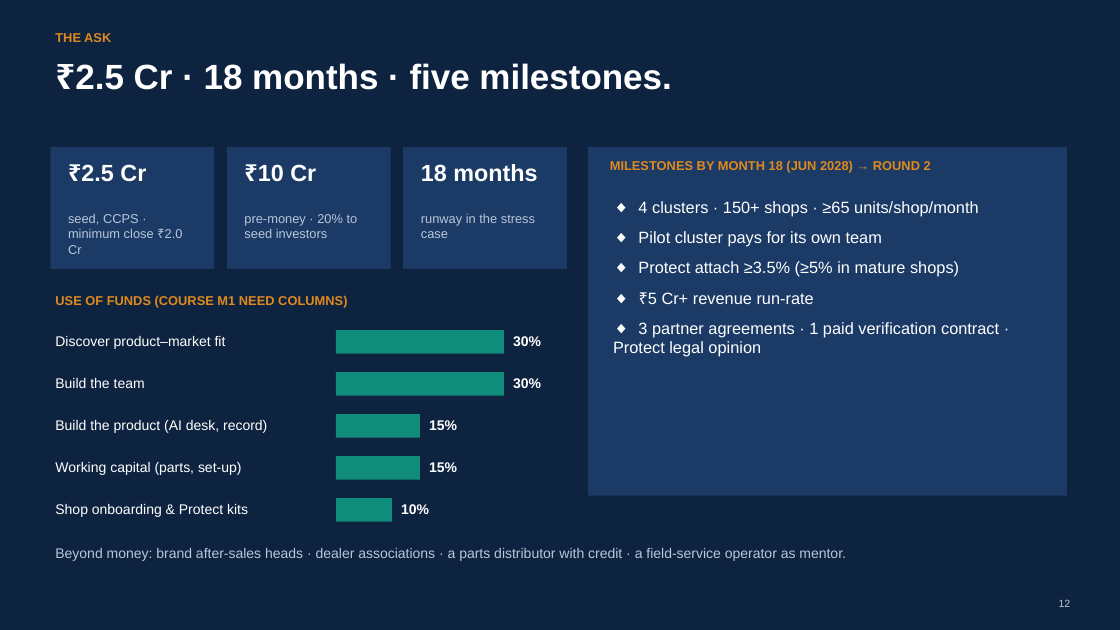
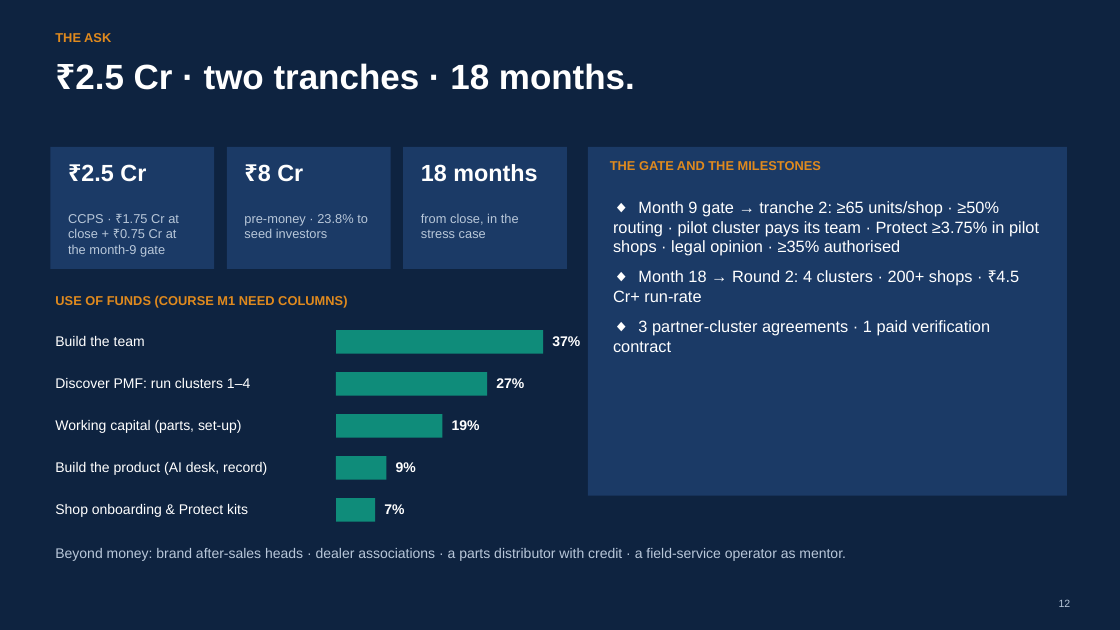
Before and after one commit to PrathyushaKalluri/keepwell, a slide deck: slide 12 of pitch_v2/deck/Keepwell_Seed_Deck.pptx. Drawn at 1120x630 pixels with LibreOffice and Linux fonts; fonts in the diff are those of the drawing. Boxes give left, top, right and bottom in pixels: in the first picture for what was removed or moved away, otherwise in the second. Text is boxed around its words. In the diff, an @@ line names an element or a change of style, - is before the commit and + after.

```diff
--- a/pitch_v2/deck/Keepwell_Seed_Deck.pptx
+++ b/pitch_v2/deck/Keepwell_Seed_Deck.pptx
@@ text at (75,63,635,90): text changed @@
-₹2.5 Cr · 18 months · five milestones.
+₹2.5 Cr · two tranches · 18 months.
@@ text at (258,164,303,182): text changed @@
-₹10 Cr
+₹8 Cr
@@ text at (610,161,821,170): text changed @@
-MILESTONES BY MONTH 18 (JUN 2028) → ROUND 2
+THE GATE AND THE MILESTONES
@@ text at (613,201,1039,352): text changed @@
-◆ 4 clusters · 150+ shops · ≥65 units/shop/month
-◆ Pilot cluster pays for its own team
-◆ Protect attach ≥3.5% (≥5% in mature shops)
-◆ ₹5 Cr+ revenue run-rate
-◆ 3 partner agreements · 1 paid verification contract · Protect legal opinion
+◆ Month 9 gate → tranche 2: ≥65 units/shop · ≥50% routing · pilot cluster pays its team · Protect ≥3.75% in pilot shops · legal opinion · ≥35% authorised
+◆ Month 18 → Round 2: 4 clusters · 200+ shops · ₹4.5 Cr+ run-rate
+◆ 3 partner-cluster agreements · 1 paid verification contract
@@ text at (68,214,179,256): text changed @@
-seed, CCPS · minimum close ₹2.0 Cr
+CCPS · ₹1.75 Cr at close + ₹0.75 Cr at the month-9 gate
@@ text at (244,214,368,238): text changed @@
-pre-money · 20% to seed investors
+pre-money · 23.8% to seed investors
@@ text at (421,213,519,238): text changed @@
-runway in the stress case
+from close, in the stress case
@@ text "Build the team": place and size @@
-text "Build the team" at (55,378,145,388)
+text "Build the team" at (55,336,145,346)
@@ text removed at (55,336,226,349) @@
-Discover product–market fit
@@ rectangle: place and size @@
-rectangle at (336,330,504,354)
+rectangle at (336,330,544,354)
@@ text at (552,336,580,346): text changed @@
-30%
+37%
@@ text added at (55,378,250,388), 12 pt, text #FFFFFF @@
+Discover PMF: run clusters 1–4
@@ rectangle: place and size @@
-rectangle at (336,372,504,396)
+rectangle at (336,372,487,396)
@@ text at (496,378,524,388): text changed @@
-30%
+27%
@@ text "Working capital (parts, set-up)": place and size @@
-text "Working capital (parts, set-up)" at (55,462,241,475)
+text "Working capital (parts, set-up)" at (55,420,241,433)
@@ rectangle: place and size @@
-rectangle at (336,414,420,438)
+rectangle at (336,414,443,438)
@@ text at (452,420,480,430): text changed @@
-15%
+19%
@@ text "Build the product (AI desk, ...": place and size @@
-text "Build the product (AI desk, ..." at (55,420,267,433)
+text "Build the product (AI desk, ..." at (55,462,267,475)
@@ rectangle: place and size @@
-rectangle at (336,456,420,480)
+rectangle at (336,456,386,480)
@@ text at (396,462,416,472): text changed @@
-15%
+9%
@@ rectangle: place and size @@
-rectangle at (336,498,392,522)
+rectangle at (336,498,376,522)
@@ text at (384,504,404,514): text changed @@
-10%
+7%
```
Also in this commit, not shown: 14 other slides changed, 46 other files.
